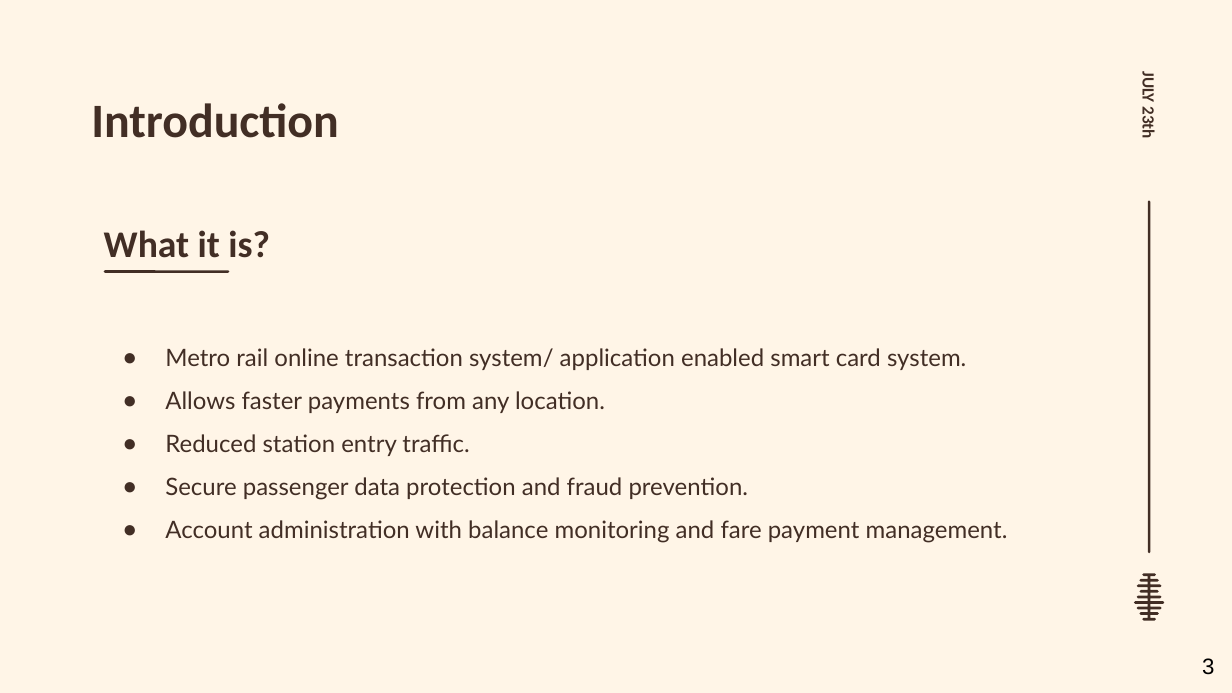
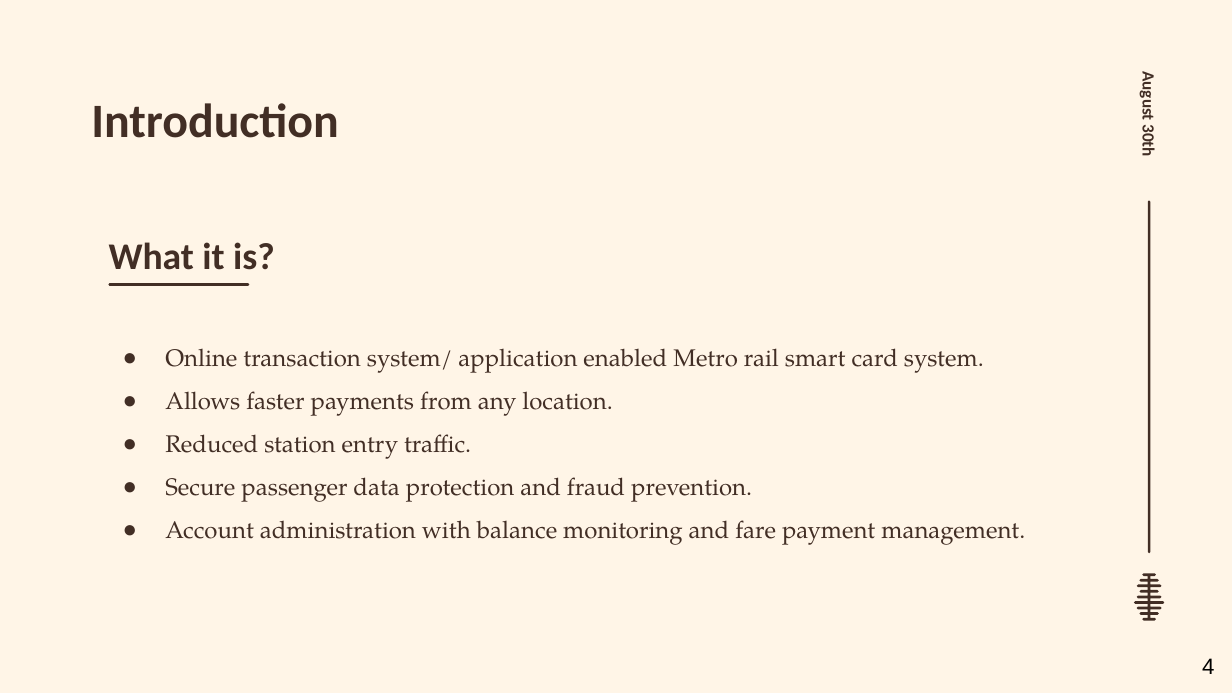
Before and after one commit to dot-ASH/metro-rail-smart-card-system, a slide deck: slide 4 of slide/Capstone.pptx (slide 3 before the commit). Drawn at 1232x693 pixels with LibreOffice and Linux fonts; fonts in the diff are those of the drawing; background and template pictures are left out. Boxes give left, top, right and bottom in pixels: in the first picture for what was removed or moved away, otherwise in the second. Text is boxed around its words. In the diff, an @@ line names an element or a change of style, - is before the commit and + after.

```diff
--- a/slide/Capstone.pptx
+++ b/slide/Capstone.pptx
@@ text at [1138, 75, 1159, 156]: text changed @@
-JULY 23th
+August 30th
@@ text "What it is?": place and size @@
-text "What it is?" at [104, 230, 270, 258]
+text "What it is?" at [109, 242, 275, 270]
@@ line moved from (105, 271) - (228, 271) to (110, 285) - (248, 285) @@
@@ text at [165, 348, 984, 373]: text changed; font Lato to TeX Gyre Pagella @@
-● Metro rail online transaction system/ application enabled smart card system.
+● Online transaction system/ application enabled Metro rail smart card system.
@@ text at [165, 391, 1025, 545]: font Lato to TeX Gyre Pagella in "Allows faster payments from any location.", "Reduced station entry traffic.", "Secure passenger data protection and fraud prevention.", "Account administration with balance monitoring and fare ..." @@
@@ page number at [1202, 658, 1214, 674]: text changed @@
-3
+4
```
Also in this commit, not shown: 8 other slides changed, 7 slides added, 1 slide removed, 9 other files.
